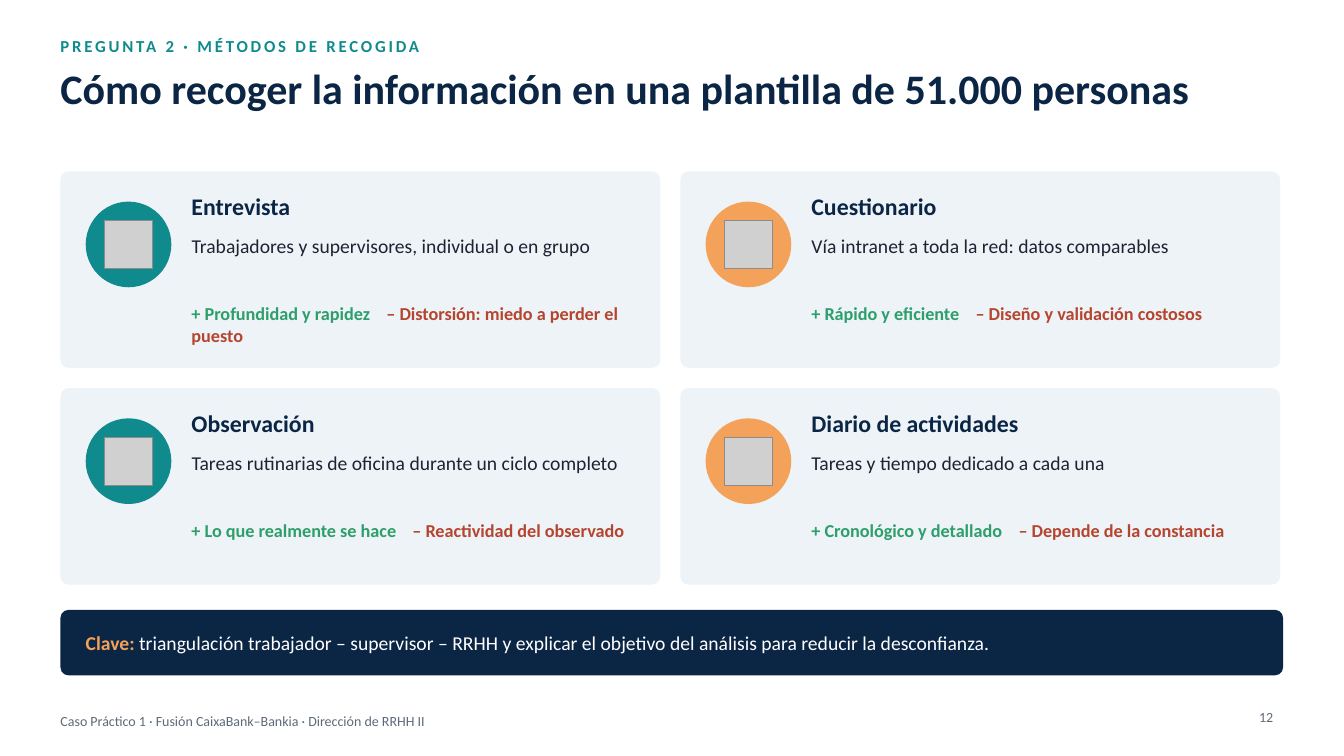
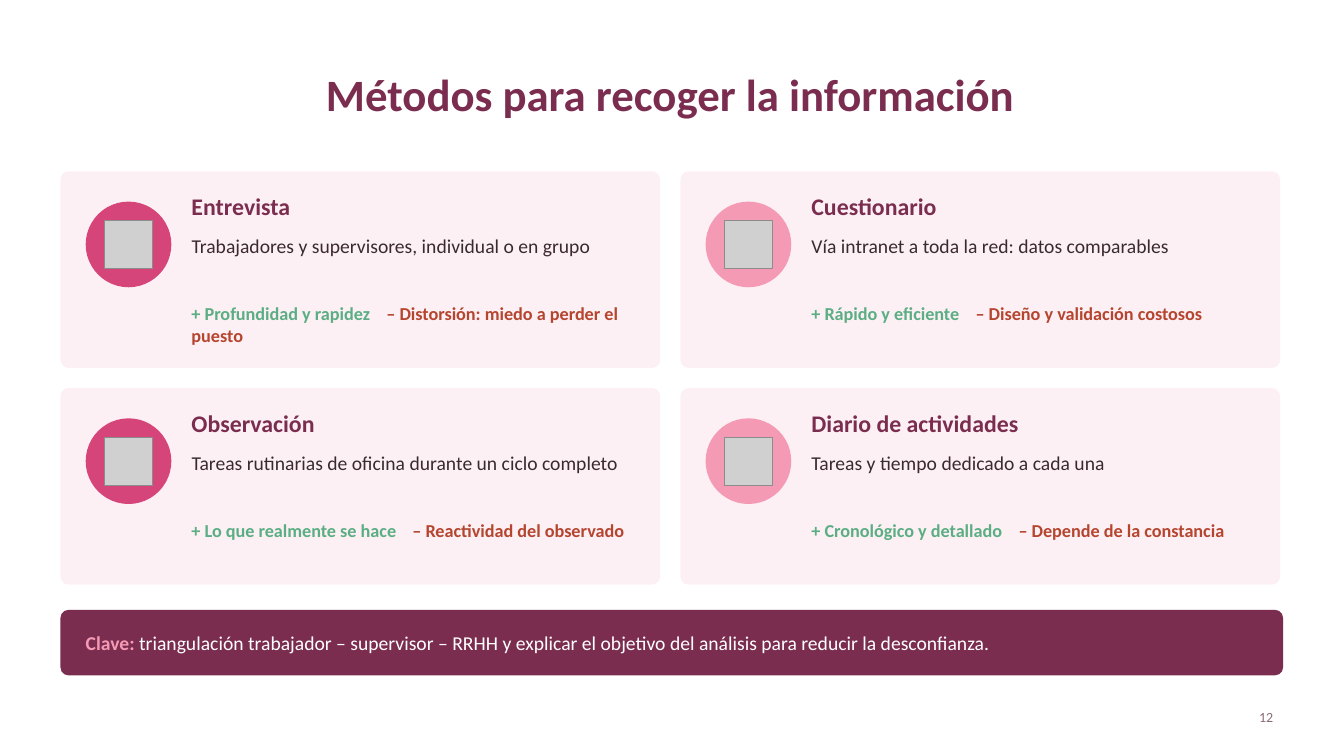
Before and after one commit to germancoortes/Ascensor, a slide deck: slide 12 of caso_caixabank_bankia/Presentacion_Fusion_CaixaBank_Bankia.pptx. Drawn at 1344x756 pixels with LibreOffice and Linux fonts; fonts in the diff are those of the drawing; grey boxes stand for pictures. Boxes give left, top, right and bottom in pixels: in the first picture for what was removed or moved away, otherwise in the second. Text is boxed around its words. In the diff, an @@ line names an element or a change of style, - is before the commit and + after.

```diff
--- a/caso_caixabank_bankia/Presentacion_Fusion_CaixaBank_Bankia.pptx
+++ b/caso_caixabank_bankia/Presentacion_Fusion_CaixaBank_Bankia.pptx
@@ title "Métodos para recoger la información" at [326, 79, 1014, 119]: vertical alignment top to middle @@
@@ text removed at [166, 41, 174, 52] @@
-PREGUNTA 2 · MÉTODOS DE RECOGIDA
@@ title at [326, 79, 1014, 119]: text changed; size 30 to 32 pt; text colour #0B2545 to #7B2D4F @@
-Cómo recoger la información en una plantilla de 51.000 personas
+Métodos para recoger la información
@@ ellipse at [86, 202, 171, 287]: fill #0F8B8D to #D6457A @@
@@ ellipse at [706, 202, 791, 287]: fill #F4A259 to #F59AB5 @@
@@ text "+ Profundidad y rapidez – ..." at [191, 307, 618, 345]: text colour #2E9E6B to #5BAE84 in "+ Profundidad y rapidez" @@
@@ text "+ Rápido y eficiente – ..." at [825, 307, 1202, 323]: text colour #2E9E6B to #5BAE84 in "+ Rápido y eficiente" @@
@@ fill #EEF3F7 to #FDF0F4 in 4 elements at [60, 171, 660, 368], [681, 171, 1280, 368], [60, 388, 660, 585], [681, 388, 1280, 585] @@
@@ ellipse at [86, 418, 171, 504]: fill #0F8B8D to #D6457A @@
@@ ellipse at [706, 418, 791, 504]: fill #F4A259 to #F59AB5 @@
@@ text colour #0B2545 to #7B2D4F in 4 elements at [191, 198, 290, 215], [811, 198, 936, 215], [191, 415, 314, 432], [811, 415, 1019, 432] @@
@@ text colour #1B2433 to #3A2A30 in 4 elements at [192, 239, 590, 257], [811, 239, 1169, 256], [192, 456, 617, 473], [811, 456, 1104, 473] @@
@@ text "+ Lo que realmente se ..." at [205, 524, 624, 540]: text colour #2E9E6B to #5BAE84 in "+ Lo que realmente se hace" @@
@@ text "+ Cronológico y detallado – ..." at [825, 524, 1224, 540]: text colour #2E9E6B to #5BAE84 in "+ Cronológico y detallado" @@
@@ rounded rectangle at [60, 610, 1284, 676]: fill #0B2545 to #7B2D4F @@
@@ text "Clave: triangulación trabajador – supervisor ..." at [86, 636, 989, 654]: text colour #F4A259 to #F59AB5 in "Clave:" @@
@@ text removed at [60, 716, 425, 726] @@
-Caso Práctico 1 · Fusión CaixaBank–Bankia · Dirección de RRHH II
@@ page number at [1259, 713, 1273, 722]: text colour #5C6B7A to #8A6B77 @@
```
Also in this commit, not shown: 20 other slides changed, 1 slide added, 2 slides removed, 6 other files.
